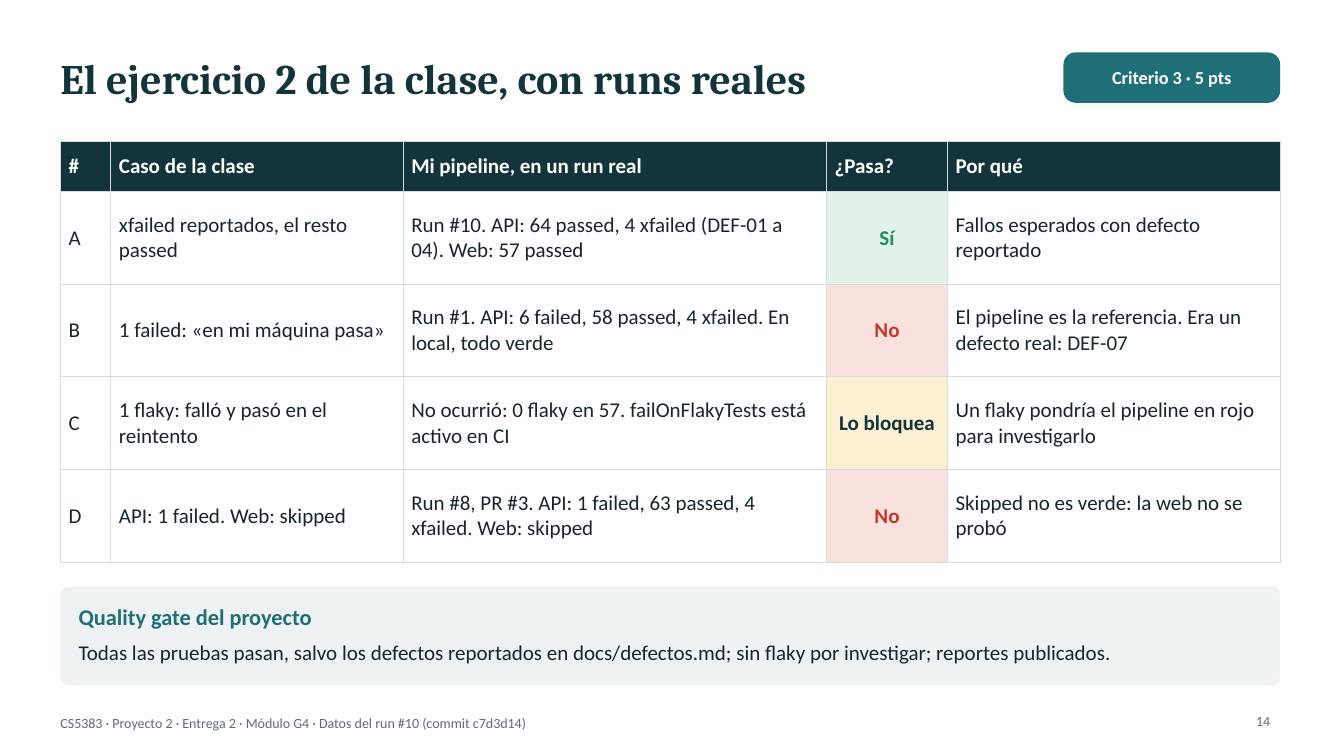
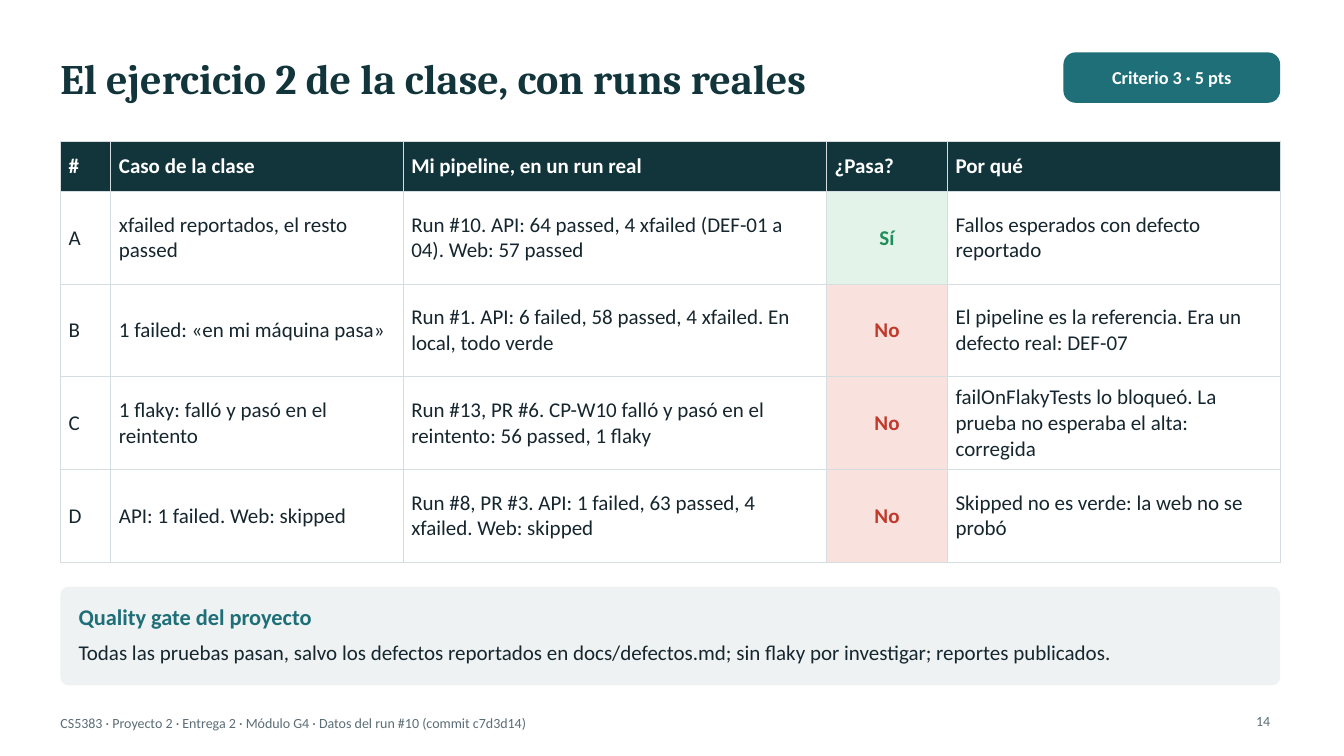
Before and after one commit to Joharjbe/qolqe-wallet, a slide deck: slide 14 of docs/Entrega2_G4_E2E_CICD.pptx. Drawn at 1344x756 pixels with LibreOffice and Linux fonts; fonts in the diff are those of the drawing. Boxes give left, top, right and bottom in pixels: in the first picture for what was removed or moved away, otherwise in the second. Text is boxed around its words. In the diff, an @@ line names an element or a change of style, - is before the commit and + after.

```diff
--- a/docs/Entrega2_G4_E2E_CICD.pptx
+++ b/docs/Entrega2_G4_E2E_CICD.pptx
@@ table at [60,141,1280,543] @@
-row 4: C | 1 flaky: falló y pasó en el reintento | No ocurrió: 0 flaky en 57. failOnFlakyTests está activo en CI | Lo bloquea | Un flaky pondría el pipeline en rojo para investigarlo
+row 4: C | 1 flaky: falló y pasó en el reintento | Run #13, PR #6. CP-W10 falló y pasó en el reintento: 56 passed, 1 flaky | No | failOnFlakyTests lo bloqueó. La prueba no esperaba el alta: corregida
@@ fill #FBF0D1 to #F9E1DE in row 4, column 4 @@
```
Also in this commit, not shown: 3 other slides changed, 2 other files.
